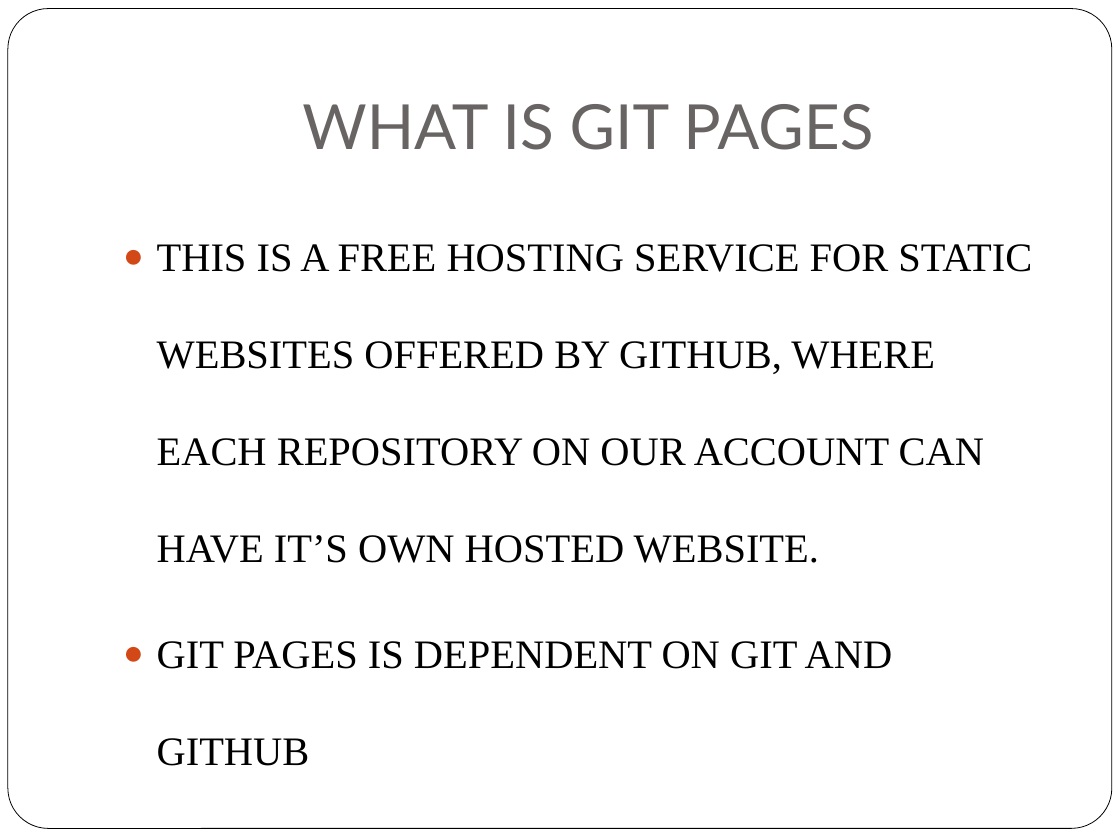
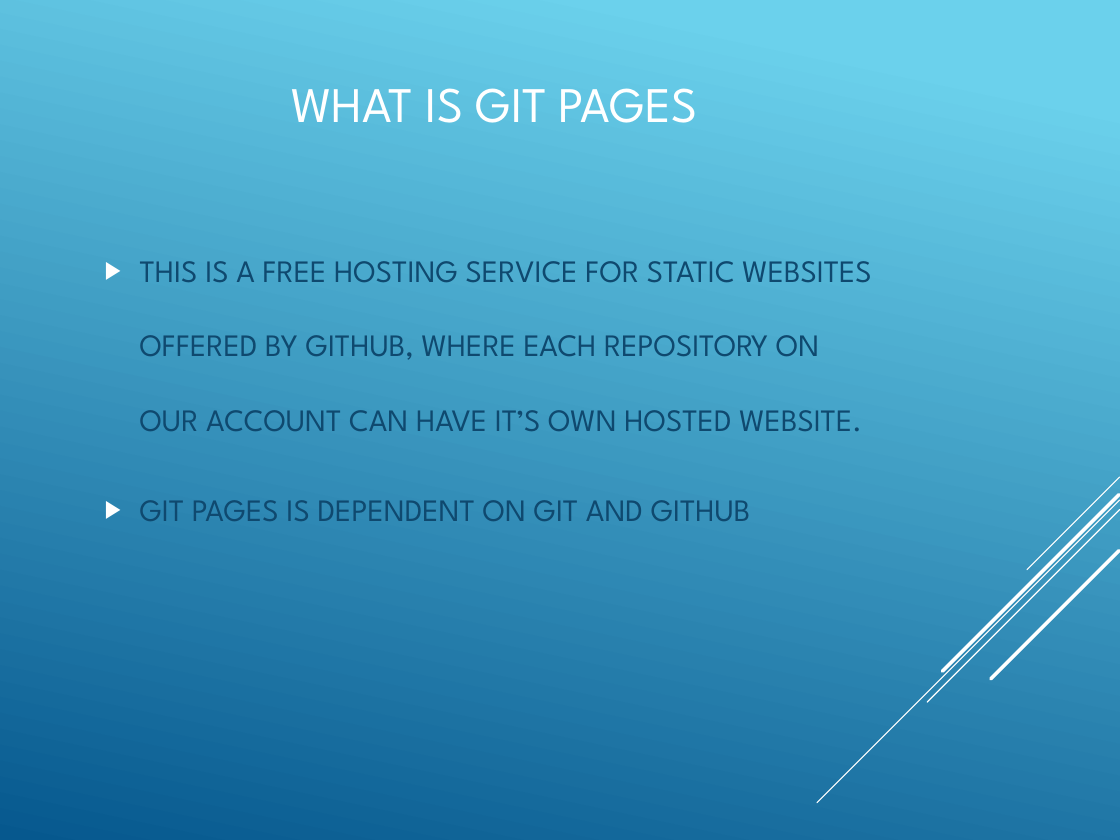
Before and after one commit to billdan02/schoolWork, a slide deck: slide 14 of powerpoint/GitGithubGitpages.pptx. Drawn at 1120x840 pixels with LibreOffice and Linux fonts; fonts in the diff are those of the drawing. Boxes give left, top, right and bottom in pixels: in the first picture for what was removed or moved away, otherwise in the second. Text is boxed around its words. In the diff, an @@ line names an element or a change of style, - is before the commit and + after.

Commit message:
github pages

```diff
--- a/powerpoint/GitGithubGitpages.pptx
+++ b/powerpoint/GitGithubGitpages.pptx
@@ background #FFFFFF to gradient #6ED2EB to #06588E @@
@@ rounded rectangle removed at box(8, 9, 1112, 829) @@
@@ title "WHAT IS GIT PAGES": place and size @@
-title "WHAT IS GIT PAGES" at box(302, 104, 873, 150)
+title "WHAT IS GIT PAGES" at box(291, 88, 698, 123)
@@ title "WHAT IS GIT PAGES" at box(291, 88, 698, 123): size 40 to 32 pt, font Lato to League Spartan, text colour #696464 to #FFFFFF; vertical alignment bottom to middle @@
@@ text "THIS IS A FREE HOSTING ...": place and size @@
-text "THIS IS A FREE HOSTING ..." at box(157, 244, 1032, 669)
+text "THIS IS A FREE HOSTING ..." at box(140, 261, 871, 521)
@@ text "THIS IS A FREE HOSTING ..." at box(140, 261, 871, 521): size 26 to 20 pt, font Times New Roman to League Spartan, text colour #000000 to #0F496F; bullet ● to ▶; more space between paragraphs; bullet colour #D34817 to #FFFFFF; vertical alignment top to middle @@
@@ group added at box(818, 477, 1120, 803): 5 lines @@
```
Also in this commit, not shown: 13 other slides changed, 1 other file.
